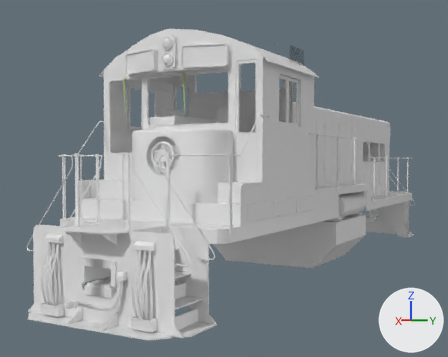
A saved change to the Blender file 1AE-1500/blend/1AE-1500R (export).blend.
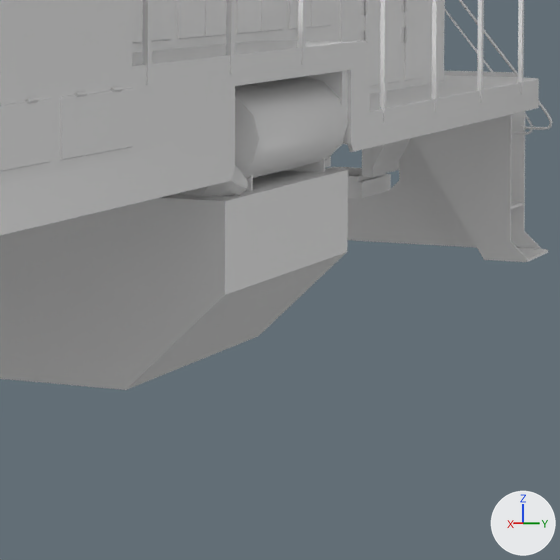
Each version is shown whole from a 50 mm lens placed at (16.1, 5.62, 2.56), pointed at (4.0, -1.22, 2.17), then close up on the part from 63% to 93% of the width and 49% to 87% of the height. Every picture has the same lights, and +X, +Y and +Z are marked at lower right.

Objects in the first close-up: 'Body'.
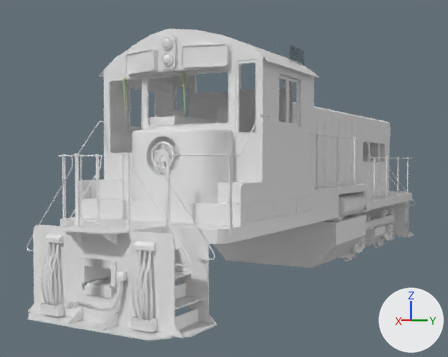
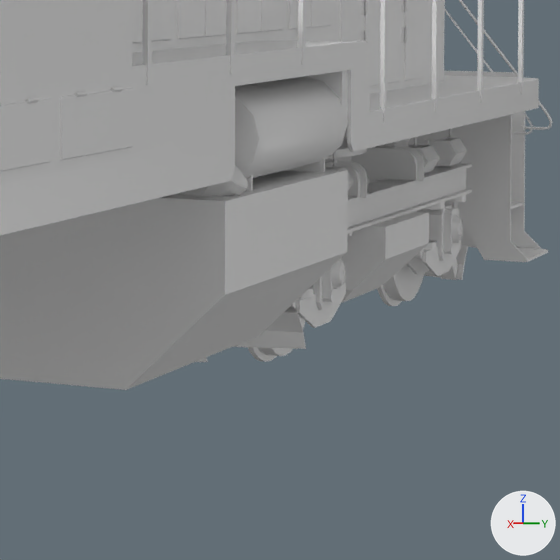
Where the change shows, as pixel boxes (x1, y1, x2, y2) in the close-ups (560 x 560 px; the box of a moved part takes in the faces that stretch with it):
'Bogie', shown
    after: (196, 129, 472, 362)
part 1 of me_cube_020, added
    after: (196, 312, 306, 362)
part 2 of me_cube_020, added
    after: (424, 244, 468, 280)
part 3 of me_cube_020, moved or reshaped (not visible before)
    after: (285, 195, 466, 349)
part 4 of me_cube_020, recoloured
    after: (247, 129, 472, 362)

Diff of the bpy script that builds the scene:
```diff
--- a/1AE-1500/blend/1AE-1500R (export).blend.py
+++ b/1AE-1500/blend/1AE-1500R (export).blend.py
@@ img_spring_png_005 @@
+img_spring_png_005 = load_image('spring.png.005', '../../1AE-2500/texture/spring.png', 64, 64, 'sRGB')
@@ mat_material_011 @@
+mat_material_011 = principled_material('Material.011')
+mat_material_011.base_color = (0.8, 0.8, 0.8)  # white #e7e7e7
+mat_material_011.roughness = 0.4
@@ mat_material_010 @@
+mat_material_010 = principled_material('Material.010')
+mat_material_010.base_color = (0.8, 0.8, 0.8)  # white #e7e7e7
+mat_material_010.roughness = 0.4
@@ mat_material_009 @@
+mat_material_009 = principled_material('Material.009')
+mat_material_009.base_color = (0.8, 0.8, 0.8)  # white #e7e7e7
+mat_material_009.roughness = 0.4
@@ mat_spring_005 @@
+mat_spring_005 = principled_material('Spring.005')
+mat_spring_005.texture = img_spring_png_005  # with its transparency
+mat_spring_005.roughness = 0.4
+mat_spring_005.specular_ior_level = 0.0
@@ me_cube_020 @@
 # used by ob_bogie; location = (0.0, 0.0, 1.24); scale = (-1.0, 1.0, 1.0)
-me_cube_020.from_pydata(...)  # 4494 vertices, 3451 faces; spans x -2.03..2.03, y -1.2..1.2, z -1.14..0.32
+me_cube_020.from_pydata(...)  # 4586 vertices, 3515 faces; spans x -2.11..2.11, y -1.2..1.2, z -1.14..0.32
+# me_cube_020 part 1: a new loose piece of 30 vertices spanning x -2.11..-1.75, y -1.1..1.1, z -1.09..-0.76, in mat_material_009 (white #e7e7e7)
+# me_cube_020 part 2: a new loose piece of 30 vertices spanning x 1.75..2.11, y -1.1..1.1, z -1.09..-0.76, in mat_material_009 (white #e7e7e7)
+# me_cube_020 part 3: 12 vertices moved from x -2.0..2.0, y -0.5..0.5, z -0.4..-0.2 to x -2.0..2.0, y -0.55..0.55, z -0.4..-0.2; 368 vertices removed from x -1.72..1.72, y -1.1..1.1, z -0.45..-0.4; 400 vertices added at x -1.93..1.93, y -1.1..1.1, z -0.99..-0.4
+# me_cube_020 part 4: 3079 faces spanning x -2.03..2.03, y -1.2..1.2, z -1.14..0.32 switch from mat_bogie (picture img_bogie_png) to mat_material_011 (white #e7e7e7)
+me_cube_020.materials.append(mat_spring_005)  # picture img_spring_png_005
+me_cube_020.materials.append(mat_material_010)  # white #e7e7e7
+me_cube_020.materials.append(mat_material_009)  # white #e7e7e7
@@ ob_bogie @@
 ob_bogie.scale = (-1.0, 1.0, 1.0)
-ob_bogie.hide_set(True)
```
